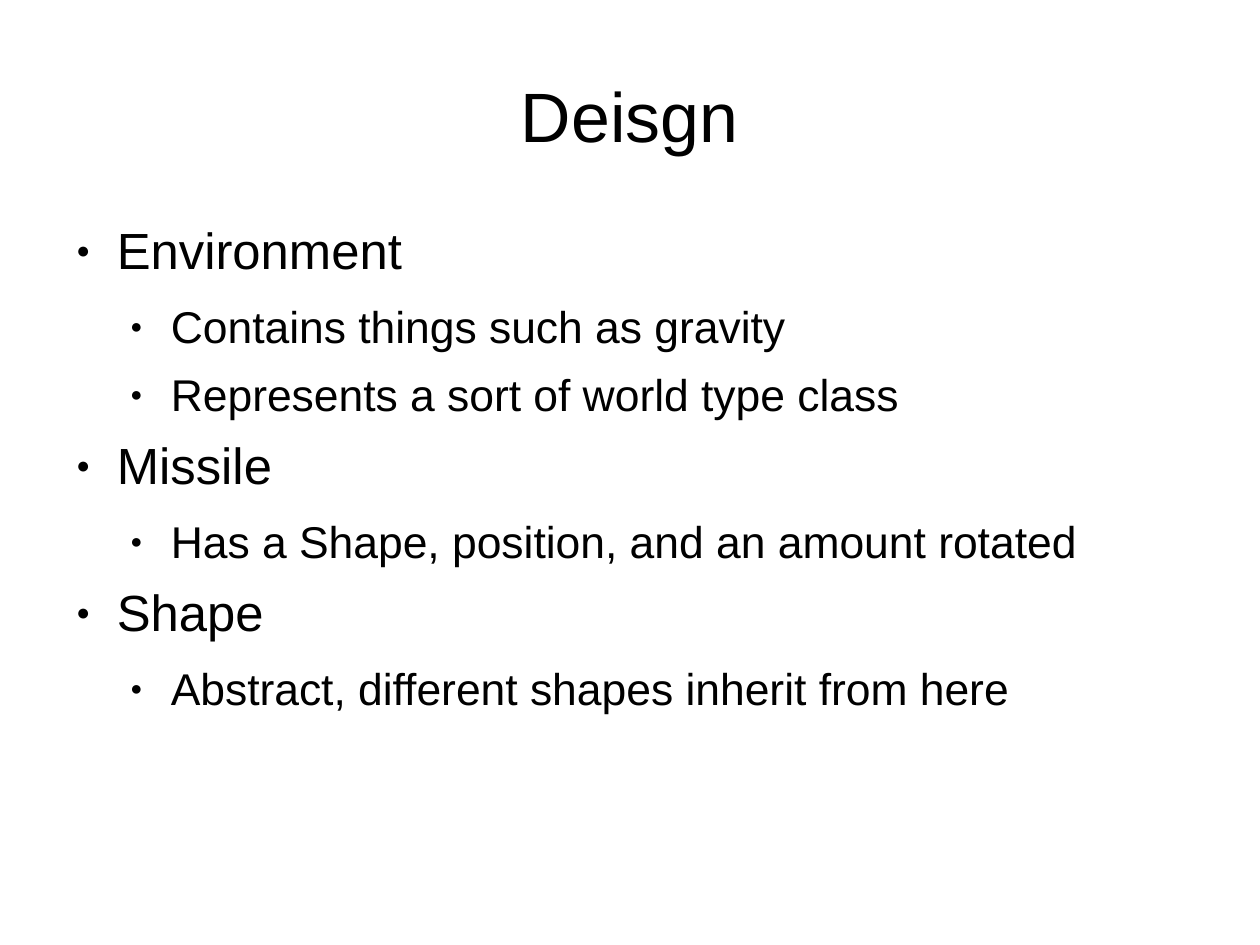
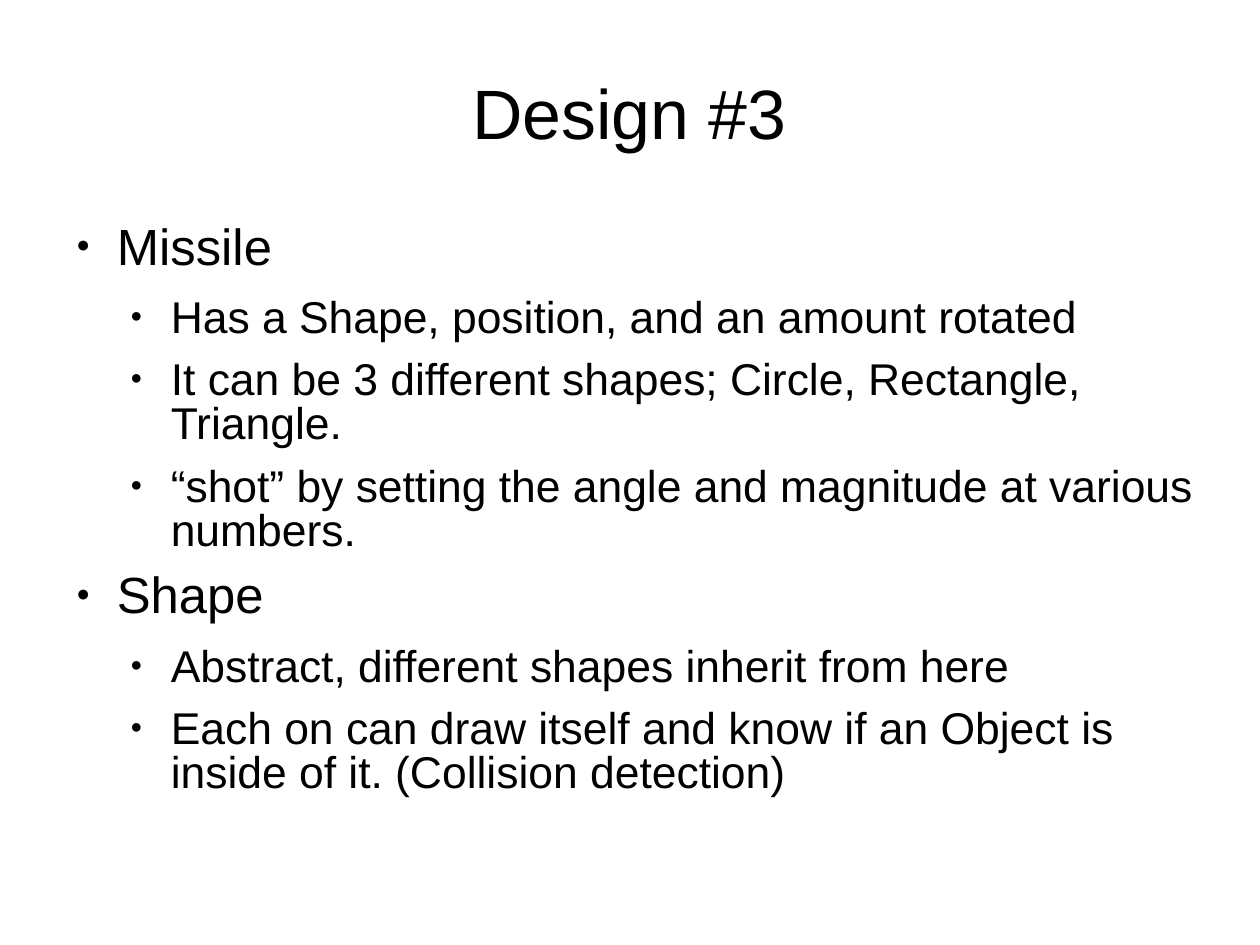
Before and after one commit to manofgate/ShapeLauncher306, a slide deck: slide 4 of Presentation.ppt (slide 2 before the commit). Drawn at 1260x945 pixels with LibreOffice and Linux fonts; fonts in the diff are those of the drawing. Boxes give left, top, right and bottom in pixels: in the first picture for what was removed or moved away, otherwise in the second. Text is boxed around its words. In the diff, an @@ line names an element or a change of style, - is before the commit and + after.

```diff
--- a/Presentation.ppt
+++ b/Presentation.ppt
@@ title at box(472, 88, 787, 153): text changed @@
-Deisgn
+Design #3
@@ text at box(117, 232, 898, 420): paragraphs removed @@
-● Environment
-  ● Contains things such as gravity
-  ● Represents a sort of world type class
@@ text at box(117, 228, 1076, 691): line spacing 0.93 to 0.83 @@
@@ text at box(171, 362, 1192, 547): paragraphs added @@
+  ● It can be 3 different shapes; Circle, Rectangle, Triangle.
+  ● “shot” by setting the angle and magnitude at various numbers.
@@ text at box(171, 711, 1113, 797): paragraph added @@
+  ● Each on can draw itself and know if an Object is inside of it. (Collision detection)
```
Also in this commit, not shown: 2 slides added, 2 other files.
